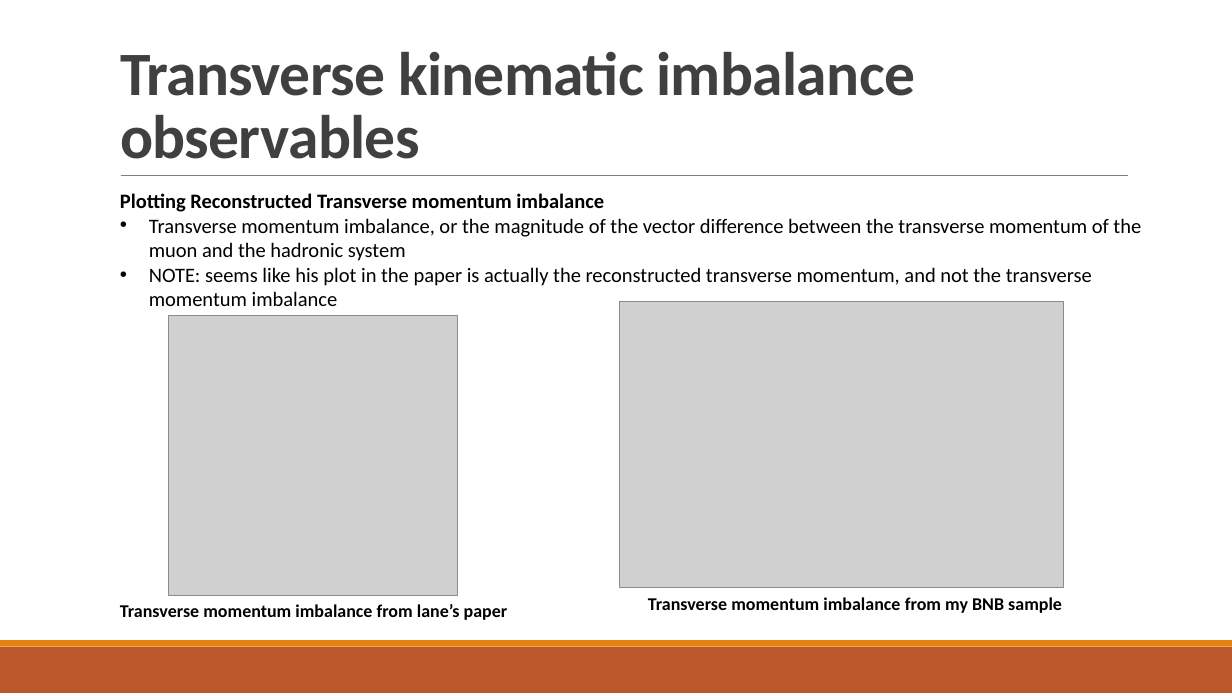
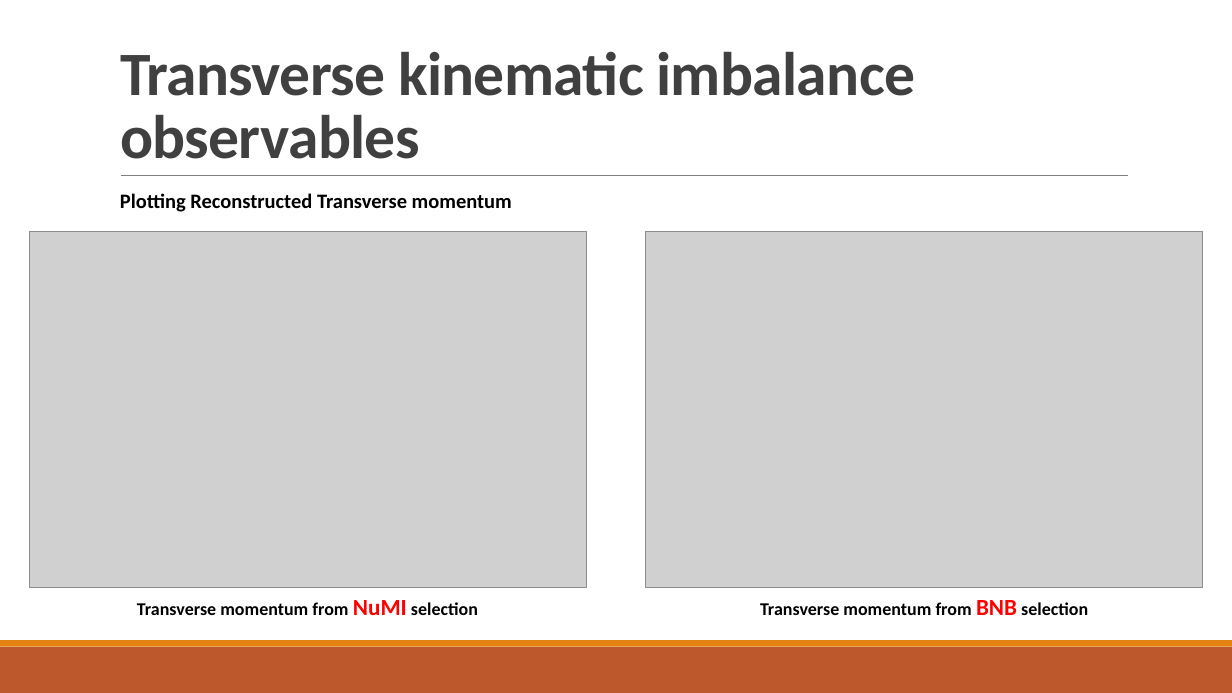
Before and after one commit to jordongalaxy-max/FYP_PYTHON_REAL, a slide deck: slide 22 of Update_Slides/FYP_Weekly_Update_Slides_12March.pptx. Drawn at 1232x693 pixels with LibreOffice and Linux fonts; fonts in the diff are those of the drawing; grey boxes stand for pictures. Boxes give left, top, right and bottom in pixels: in the first picture for what was removed or moved away, otherwise in the second. Text is boxed around its words. In the diff, an @@ line names an element or a change of style, - is before the commit and + after.

```diff
--- a/Update_Slides/FYP_Weekly_Update_Slides_12March.pptx
+++ b/Update_Slides/FYP_Weekly_Update_Slides_12March.pptx
@@ text at box(120, 193, 512, 212): text changed; bold on @@
-Plotting Reconstructed Transverse momentum imbalance
-• Transverse momentum imbalance, or the magnitude of the vector diﬀerence between the transverse momentum of the muon and the hadronic system
-• NOTE: seems like his plot in the paper is actually the reconstructed transverse momentum, and not the transverse momentum imbalance
+Plotting Reconstructed Transverse momentum
@@ picture added at box(29, 231, 586, 588) @@
@@ picture: place and size @@
-picture at box(619, 301, 1064, 588)
+picture at box(646, 231, 1203, 588)
@@ picture removed at box(168, 316, 457, 596) @@
@@ text at box(137, 600, 478, 615): text changed @@
-Transverse momentum imbalance from lane’s paper
+Transverse momentum from NuMI selection
@@ text at box(760, 600, 1088, 615): text changed @@
-Transverse momentum imbalance from my BNB sample
+Transverse momentum from BNB selection
```
Also in this commit, not shown: 24 other slides changed, 9 other files.
